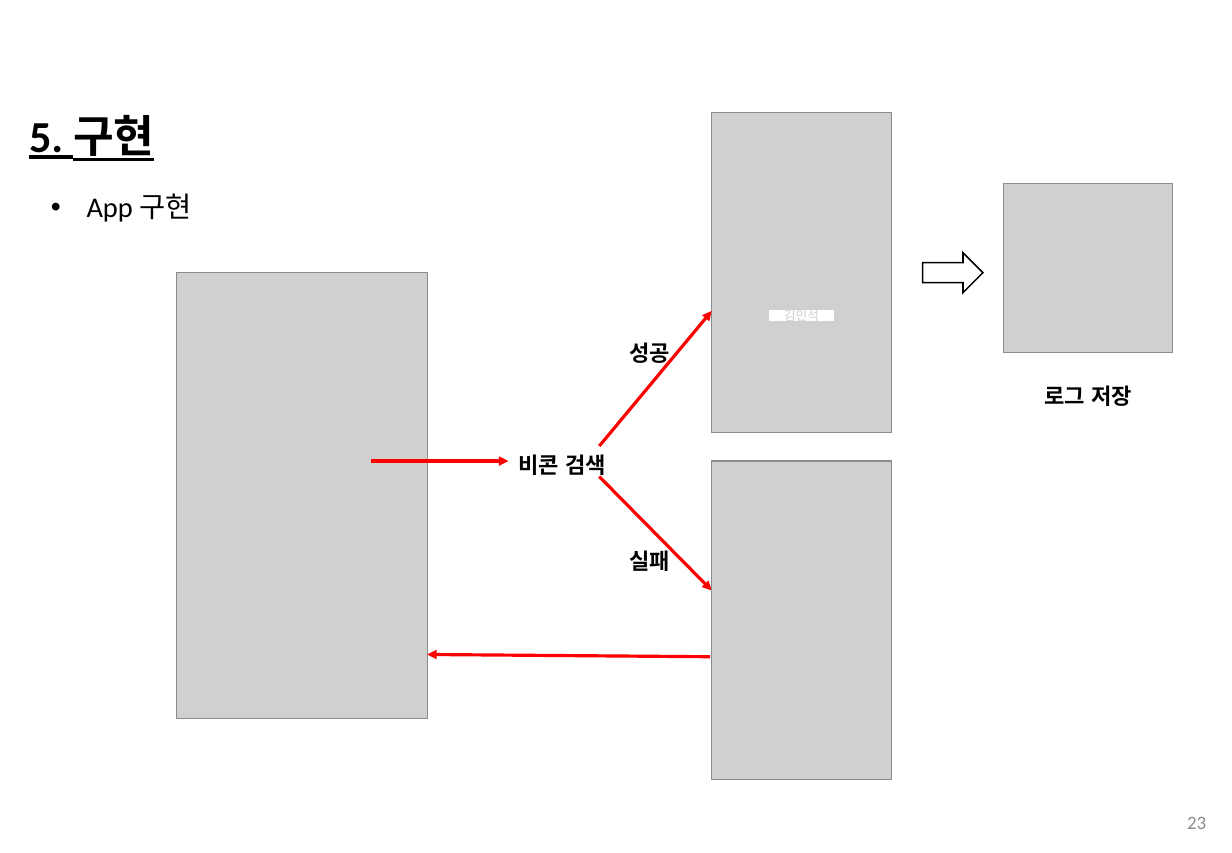
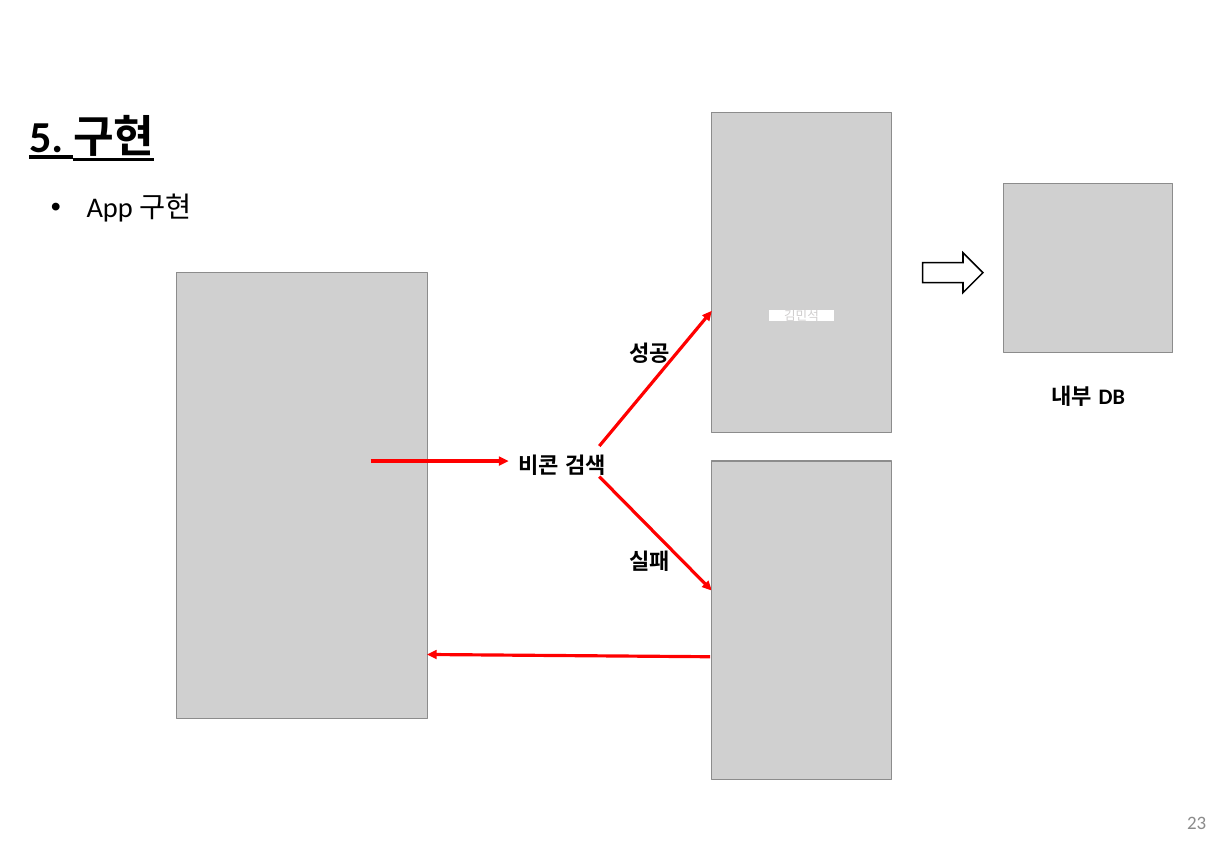
Before and after one commit to 201324549/BeaconProject, a slide deck: slide 23 of ShuttleBusFinalPresentation(v1.1)_ing.pptx. Drawn at 1232x853 pixels with LibreOffice and Linux fonts; fonts in the diff are those of the drawing; grey boxes stand for pictures; background and template pictures are left out. Boxes give left, top, right and bottom in pixels: in the first picture for what was removed or moved away, otherwise in the second. Text is boxed around its words. In the diff, an @@ line names an element or a change of style, - is before the commit and + after.

```diff
--- a/ShuttleBusFinalPresentation(v1.1)_ing.pptx
+++ b/ShuttleBusFinalPresentation(v1.1)_ing.pptx
@@ text at (1052, 385, 1125, 406): text changed @@
-로그 저장
+내부 DB
```
Also in this commit, not shown: 6 other slides changed, 3 slides added, 1 slide removed.
